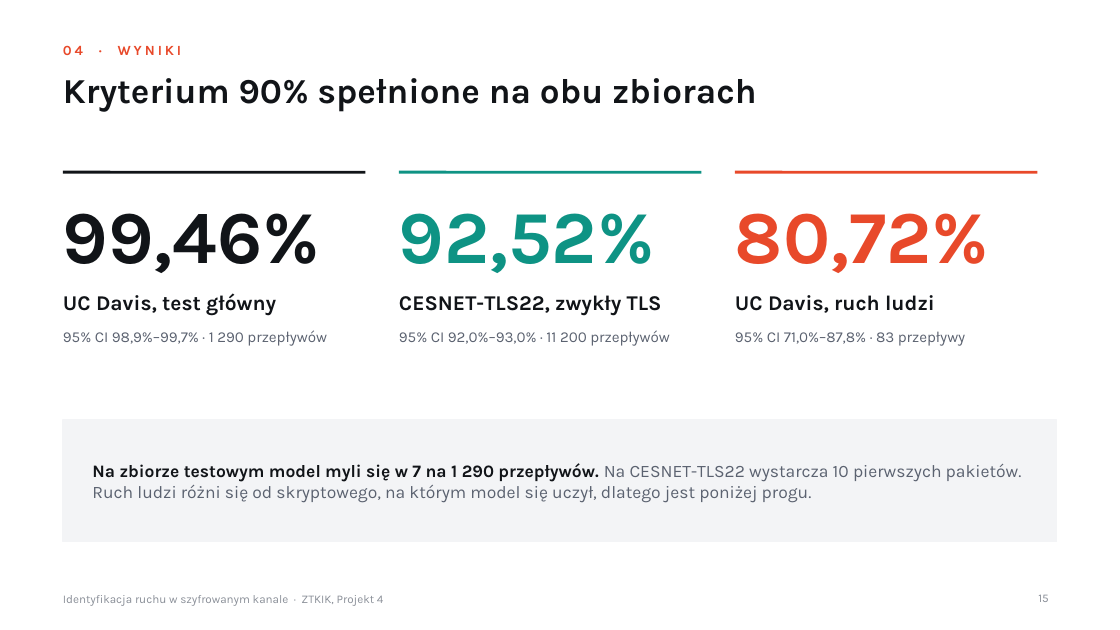
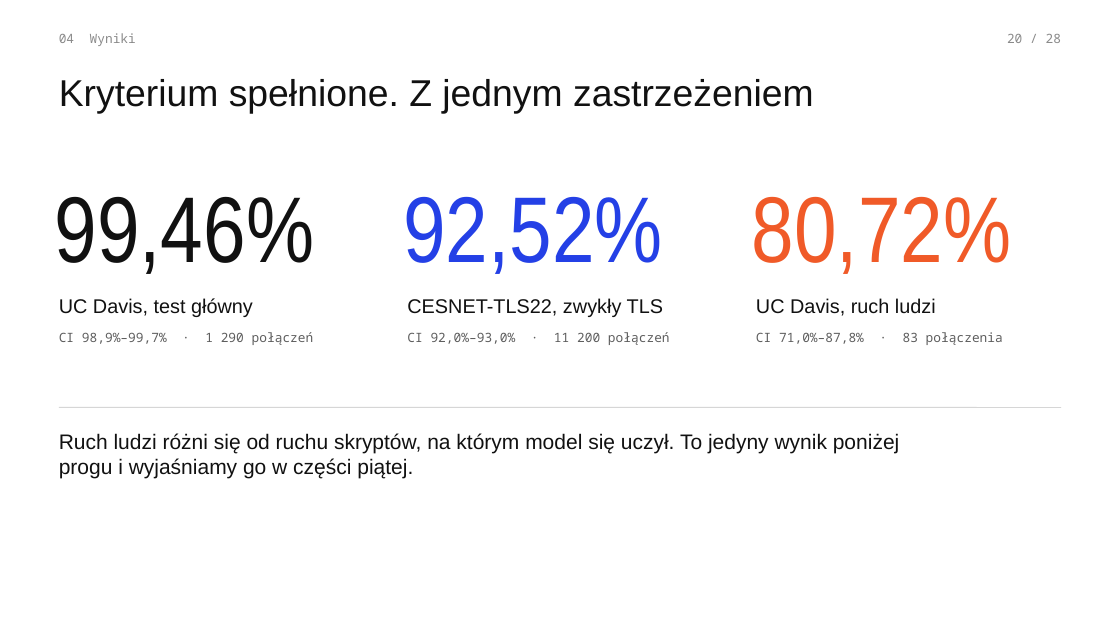
Before and after one commit to AdrianSajdak/KryptografiaProjekt4, a slide deck: slide 20 of prezentacja.pptx (slide 15 before the commit). Drawn at 1120x630 pixels with LibreOffice and Linux fonts; fonts in the diff are those of the drawing. Boxes give left, top, right and bottom in pixels: in the first picture for what was removed or moved away, otherwise in the second. Text is boxed around its words. In the diff, an @@ line names an element or a change of style, - is before the commit and + after.

```diff
--- a/prezentacja.pptx
+++ b/prezentacja.pptx
@@ text at bbox=[59, 33, 136, 46]: text changed; size 12 to 11 pt; font Karla to Noto Sans Mono; text colour #E8492A to #8A8A8A; bold off @@
-04 · WYNIKI
+04 Wyniki
@@ text added at bbox=[1007, 34, 1061, 43], 11 pt, text #8A8A8A @@
+20 / 28
@@ title at bbox=[59, 79, 814, 113]: text changed; size 30 to 32 pt; font Karla to Arial; text colour #111418 to #111111; bold off @@
-Kryterium 90% spełnione na obu zbiorach
+Kryterium spełnione. Z jednym zastrzeżeniem
@@ text "99,46%": place and size @@
-text "99,46%" at bbox=[63, 213, 320, 273]
+text "99,46%" at bbox=[55, 197, 315, 274]
@@ text "99,46%" at bbox=[55, 197, 315, 274]: size 64 to 80 pt, font Karla to Arial Narrow, text colour #111418 to #111111, bold off; vertical alignment bottom to middle @@
@@ line removed from (63, 172) to (365, 172) @@
@@ line removed from (399, 172) to (702, 172) @@
@@ text "92,52%": place and size @@
-text "92,52%" at bbox=[399, 213, 654, 273]
+text "92,52%" at bbox=[403, 197, 663, 274]
@@ text "92,52%" at bbox=[403, 197, 663, 274]: size 64 to 80 pt, font Karla to Arial Narrow, text colour #0E9384 to #2440E6, bold off; vertical alignment bottom to middle @@
@@ line removed from (735, 172) to (1038, 172) @@
@@ text "80,72%": place and size @@
-text "80,72%" at bbox=[735, 213, 989, 273]
+text "80,72%" at bbox=[752, 197, 1012, 274]
@@ text "80,72%" at bbox=[752, 197, 1012, 274]: size 64 to 80 pt, font Karla to Arial Narrow, text colour #E8492A to #F05A28, bold off; vertical alignment bottom to middle @@
@@ text "CESNET-TLS22, zwykły TLS": place and size @@
-text "CESNET-TLS22, zwykły TLS" at bbox=[399, 295, 662, 316]
+text "CESNET-TLS22, zwykły TLS" at bbox=[407, 298, 663, 317]
@@ size 18 to 17 pt, font Karla to Arial, text colour #111418 to #111111, bold off in 3 elements at bbox=[59, 298, 253, 317], bbox=[407, 298, 663, 317], bbox=[756, 298, 936, 316] @@
@@ text "UC Davis, ruch ludzi": place and size @@
-text "UC Davis, ruch ludzi" at bbox=[735, 295, 935, 313]
+text "UC Davis, ruch ludzi" at bbox=[756, 298, 936, 316]
@@ text at bbox=[59, 332, 314, 345]: text changed; size 13 to 11 pt; font Karla to Noto Sans Mono; text colour #5B6270 to #5E5E5E @@
-95% CI 98,9%–99,7% · 1 290 przepływów
+CI 98,9%–99,7% · 1 290 połączeń
@@ text at bbox=[407, 332, 670, 345]: text changed; size 13 to 11 pt; font Karla to Noto Sans Mono; text colour #5B6270 to #5E5E5E @@
-95% CI 92,0%–93,0% · 11 200 przepływów
+CI 92,0%–93,0% · 11 200 połączeń
@@ text at bbox=[756, 332, 1003, 345]: text changed; size 13 to 11 pt; font Karla to Noto Sans Mono; text colour #5B6270 to #5E5E5E @@
-95% CI 71,0%–87,8% · 83 przepływy
+CI 71,0%–87,8% · 83 połączenia
@@ line added from (59, 408) to (1061, 408), #D6D6D6 0.75 pt @@
@@ text at bbox=[59, 433, 900, 479]: text changed; size 15 to 18 pt; font Karla to Arial; text colour #5B6270 to #111111 @@
-Na zbiorze testowym model myli się w 7 na 1 290 przepływów. Na CESNET-TLS22 wystarcza 10 pierwszych pakietów. Ruch ludzi różni się od skryptowego, na którym model się uczył, dlatego jest poniżej progu.
+Ruch ludzi różni się od ruchu skryptów, na którym model się uczył. To jedyny wynik poniżej progu i wyjaśniamy go w części piątej.
@@ text "Ruch ludzi różni się od ..." at bbox=[59, 433, 900, 479]: vertical alignment middle to top @@
@@ rectangle removed at bbox=[63, 420, 1057, 542] @@
@@ text removed at bbox=[63, 595, 384, 606] @@
-Identyfikacja ruchu w szyfrowanym kanale · ZTKIK, Projekt 4
@@ page number removed at bbox=[1038, 595, 1048, 602] @@
-15
```
Also in this commit, not shown: 8 other slides changed, 19 slides added, 15 slides removed.
